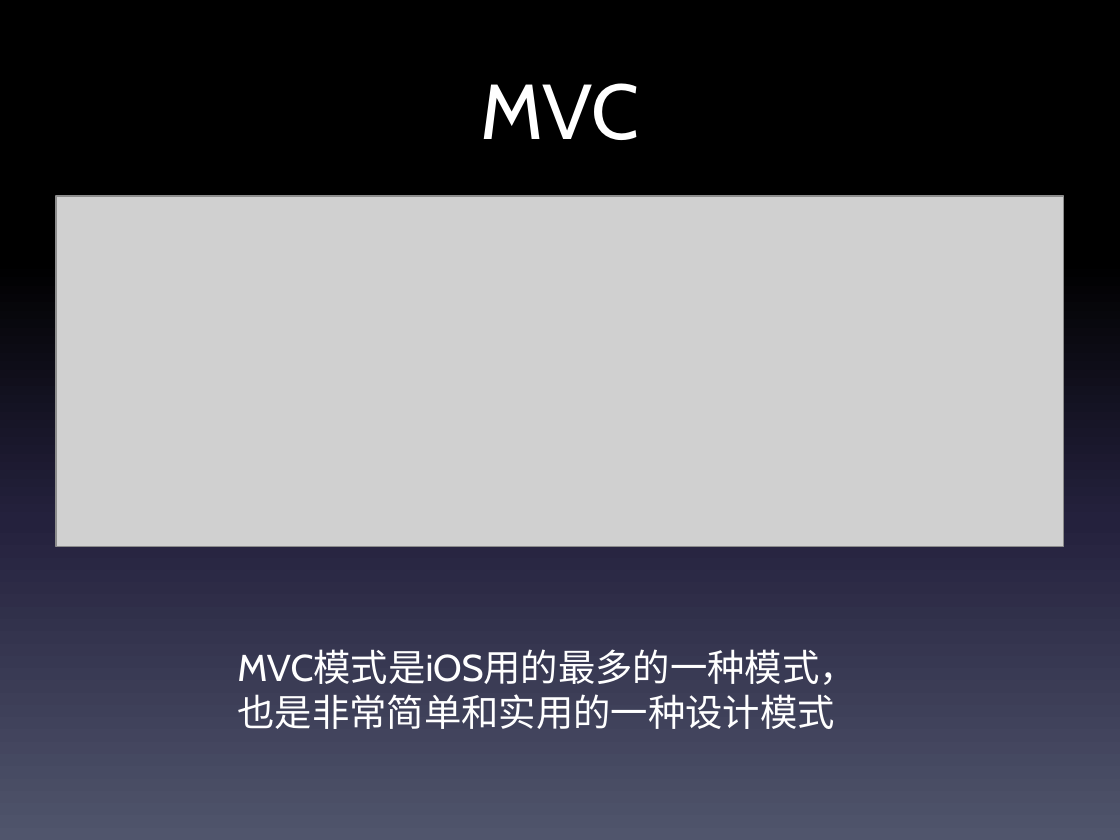
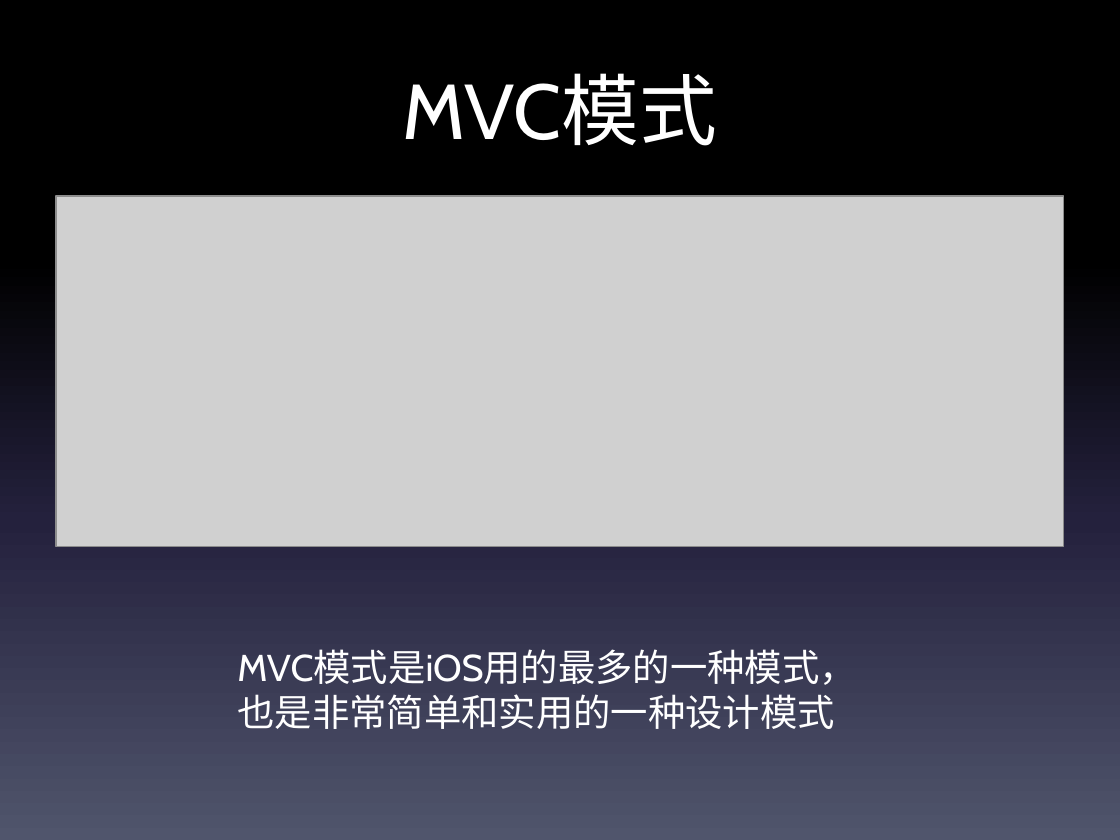
Before and after one commit to 394771176/iOS, a slide deck: slide 12 of iOS入门分享/iOS实战入门.pptx (slide 10 before the commit). Drawn at 1120x840 pixels with LibreOffice and Linux fonts; fonts in the diff are those of the drawing; grey boxes stand for pictures. Boxes give left, top, right and bottom in pixels: in the first picture for what was removed or moved away, otherwise in the second. Text is boxed around its words. In the diff, an @@ line names an element or a change of style, - is before the commit and + after.

```diff
--- a/iOS入门分享/iOS实战入门.pptx
+++ b/iOS入门分享/iOS实战入门.pptx
@@ title at [403, 73, 717, 146]: text changed @@
-MVC
+MVC模式
```
Also in this commit, not shown: 6 other slides changed, 1 slide added, 14 other files.
